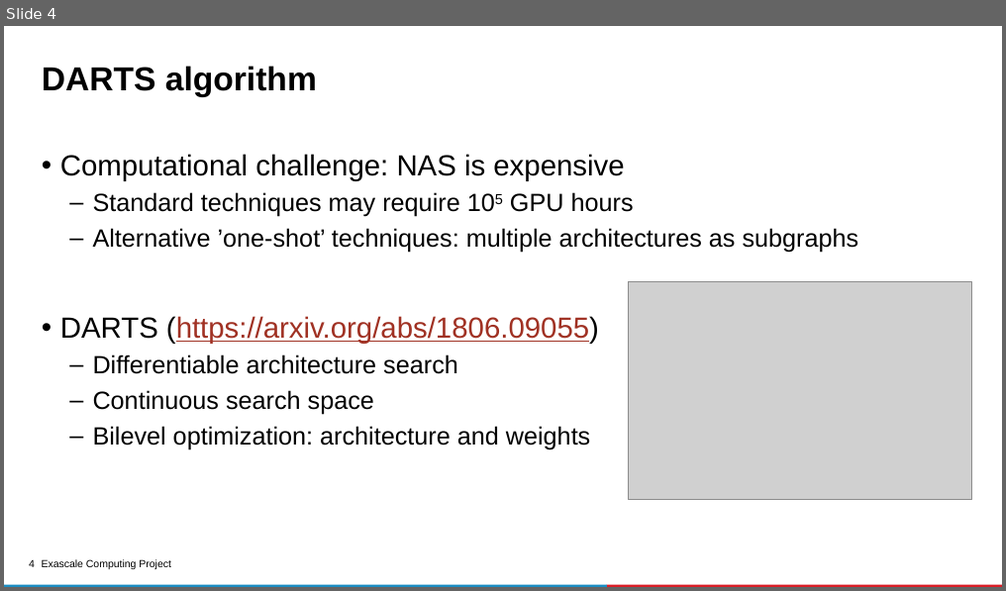
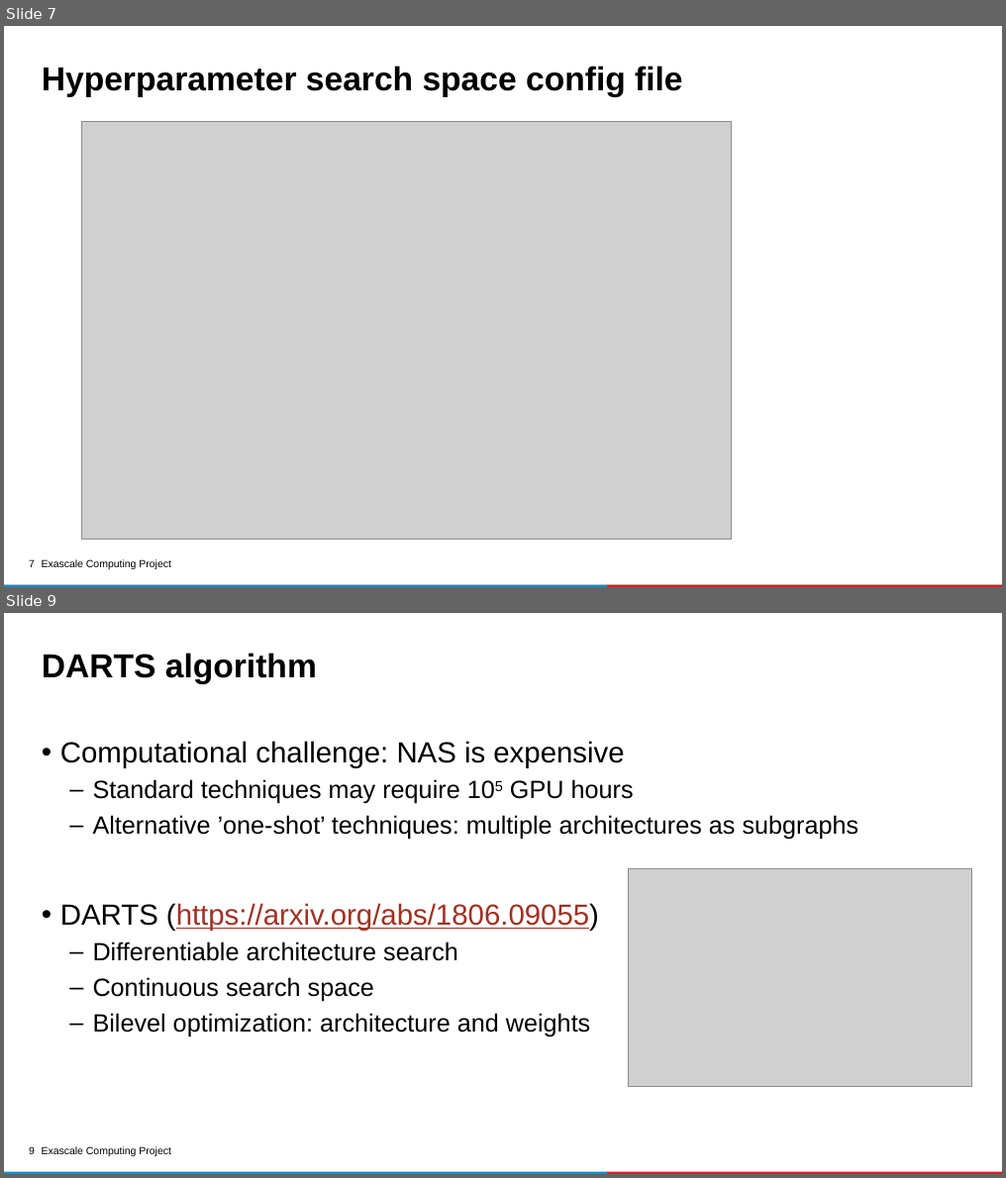
Before and after one commit to ECP-CANDLE/Tutorials, a slide deck: 2020/ECP/slides/05-nas.pptx. Shown one above the other, each under a label of ours: slide 4 before the commit, slides 7 and 9 after it; the slides between them are not shown. The pictures are 1006x591 and 1006x1178 pixels, drawn with LibreOffice and Linux fonts; fonts in the diff are those of the drawing; grey boxes stand for pictures; background and template pictures are left out. Boxes give left, top, right and bottom in pixels: in the first picture for what was removed or moved away, otherwise in the second. Text is boxed around its words. In the diff, an @@ line names an element or a change of style, - is before the commit and + after.

```diff
--- a/2020/ECP/slides/05-nas.pptx
+++ b/2020/ECP/slides/05-nas.pptx
@@ slide 7 added at [4,26,1002,587], background #FFFFFF; not listed: 4 template elements that a slide beside it also shows @@
@@ title added at [42,66,683,97], 32 pt, text #000000, bold @@
+Hyperparameter search space config file
@@ picture added at [81,122,731,540] @@
@@ what was slide 4 is now slide 9 @@
@@ page number at [29,1147,35,1155]: text changed @@
-4
+9
```
Also in this commit, not shown: 5 slides changed, 4 other slides added.
